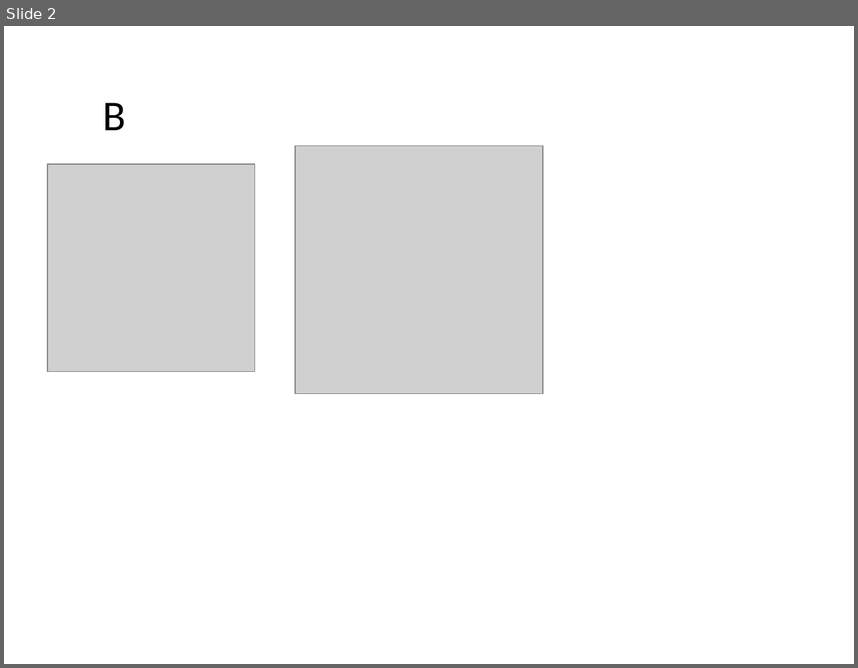
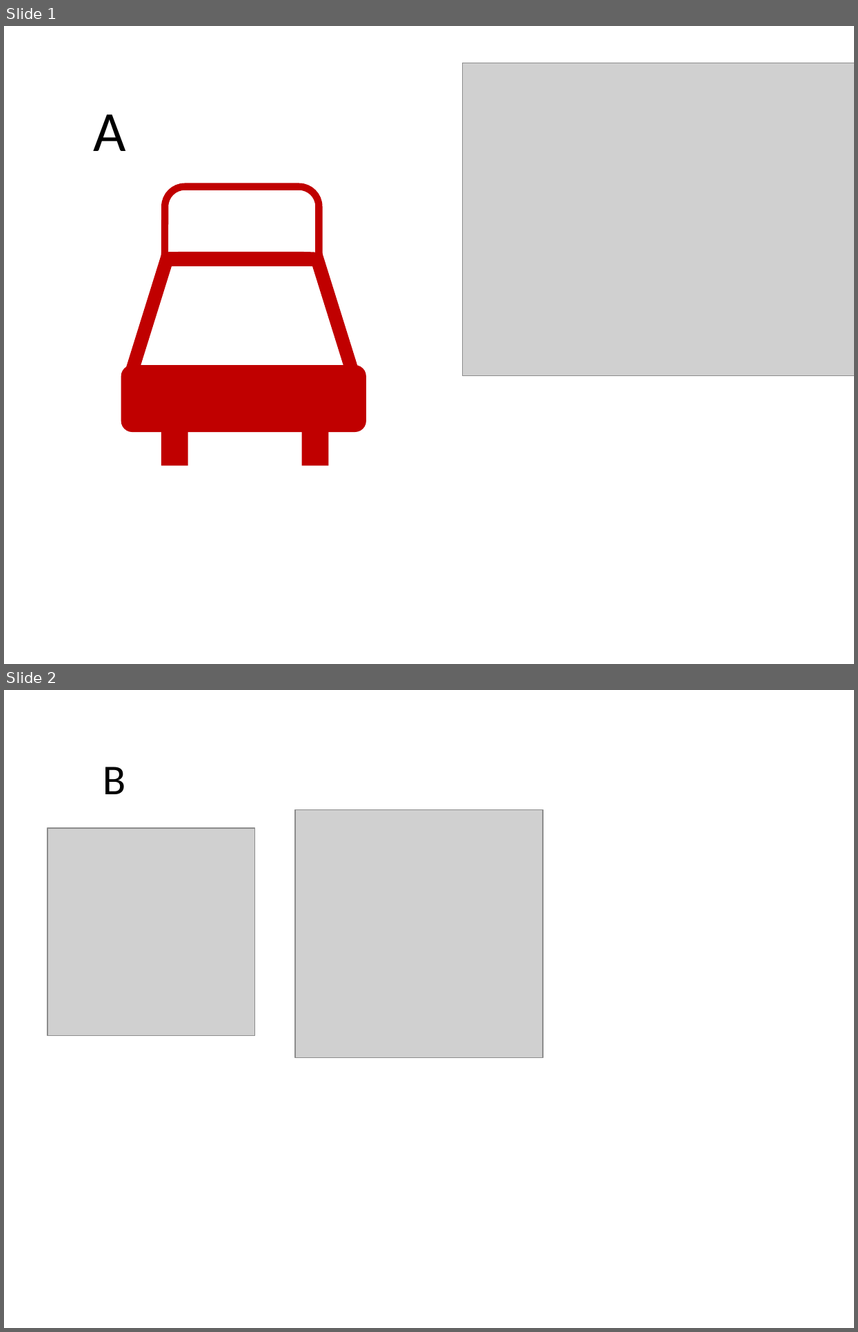
Before and after one commit to gustavogitzel/Discussex, a slide deck: Rascunhos/Imagens IST.pptx. Shown one above the other, each under a label of ours: slide 2 before the commit, slides 1 and 2 after it. The pictures are 858x668 and 858x1332 pixels, drawn with LibreOffice and Linux fonts; fonts in the diff are those of the drawing; grey boxes stand for pictures. Boxes give left, top, right and bottom in pixels: in the first picture for what was removed or moved away, otherwise in the second. Text is boxed around its words. In the diff, an @@ line names an element or a change of style, - is before the commit and + after.

```diff
--- a/Rascunhos/Imagens IST.pptx
+++ b/Rascunhos/Imagens IST.pptx
@@ slide 1 added at bbox=[4, 26, 854, 664], background #FFFFFF @@
@@ picture added at bbox=[462, 63, 854, 377] @@
@@ text added at bbox=[94, 114, 126, 151], 48 pt, text #000000 @@
+A
@@ freeform shape added at bbox=[165, 187, 319, 259], outline #C00000 6 pt @@
@@ rectangle added at bbox=[124, 253, 174, 378], fill #C00000 @@
@@ rectangle added at bbox=[162, 252, 322, 266], fill #C00000 @@
@@ rectangle added at bbox=[310, 253, 360, 378], fill #C00000 @@
@@ rounded rectangle added at bbox=[121, 365, 366, 432], fill #C00000 @@
@@ rectangle added at bbox=[161, 412, 188, 466], fill #C00000 @@
@@ rectangle added at bbox=[301, 412, 328, 466], fill #C00000 @@
```
Also in this commit, not shown: 1 slide changed, 1 slide removed.
